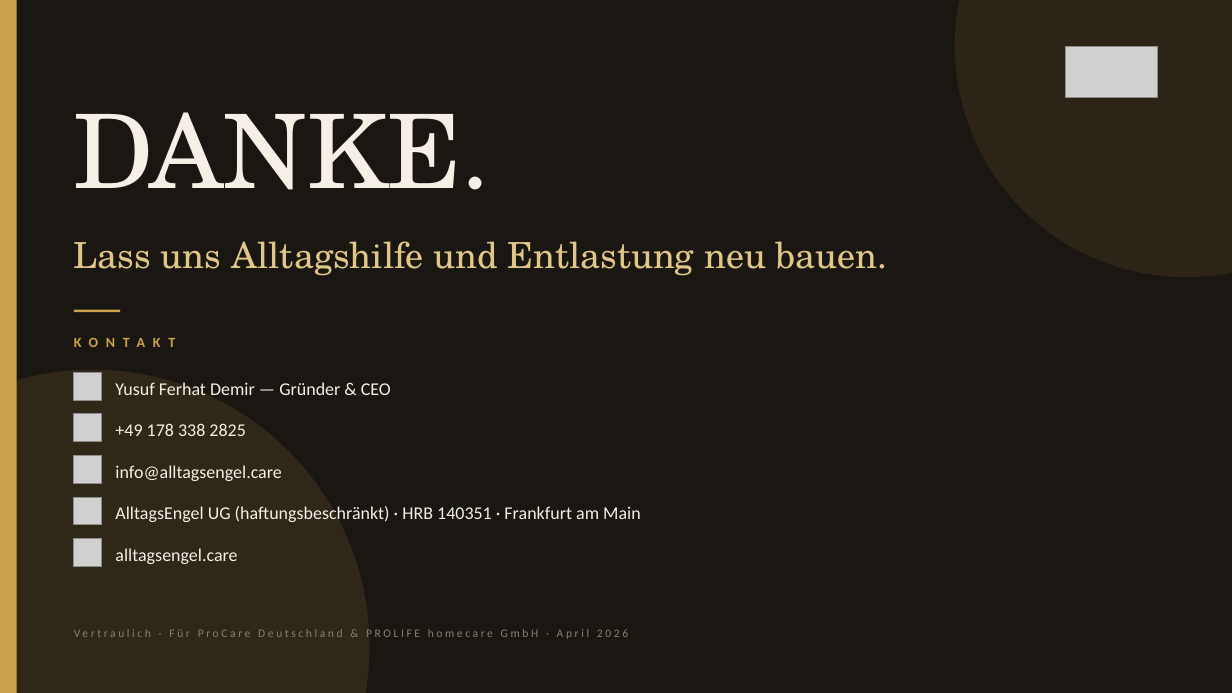
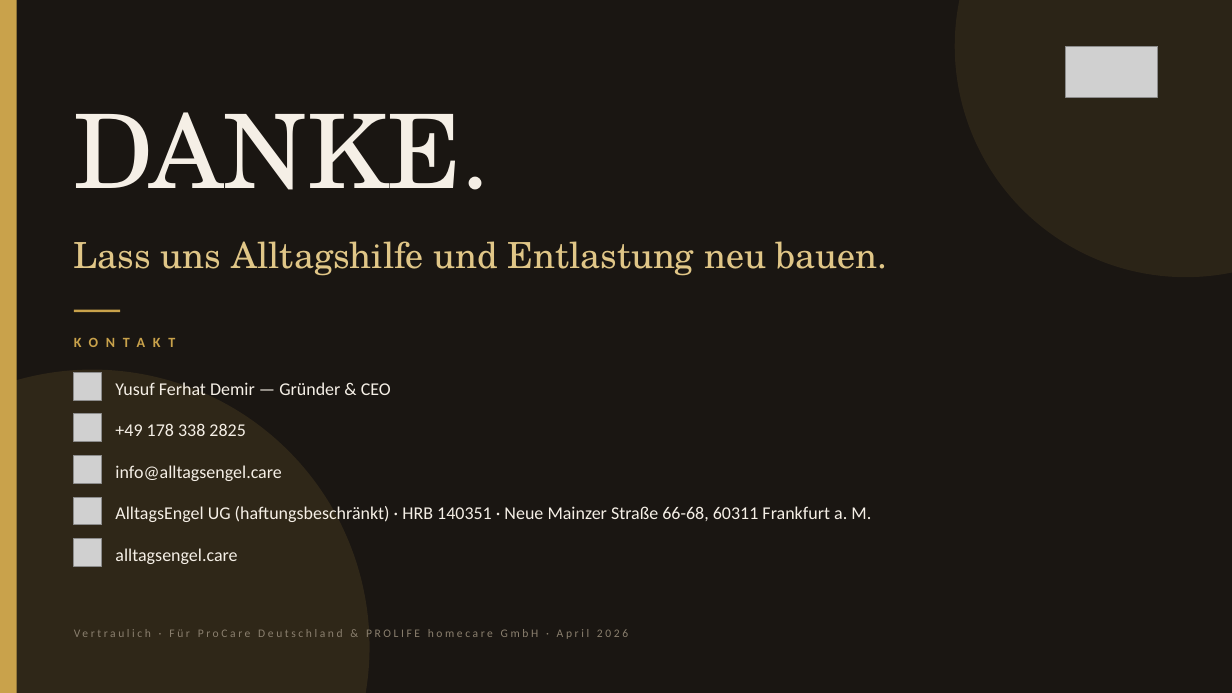
Before and after one commit to YusufFerhatDemir/alltagsengel, a slide deck: slide 14 of investor/AlltagsEngel_PitchDeck_2026.pptx. Drawn at 1232x693 pixels with LibreOffice and Linux fonts; fonts in the diff are those of the drawing; grey boxes stand for pictures. Boxes give left, top, right and bottom in pixels: in the first picture for what was removed or moved away, otherwise in the second. Text is boxed around its words. In the diff, an @@ line names an element or a change of style, - is before the commit and + after.

Commit message:
feat(investor): Firmenadresse Neue Mainzer Str. 66-68, 60311 Frankfurt in alle Deliverables
- Businessplan: Sitz-Zeile in Firmendaten-Tabelle mit voller Strasse + PLZ
- Pitch Deck: Kontakt-Slide mit Strasse + PLZ statt nur Stadt
- OnePager: Facts-Block Status-Zelle zu Sitz umgebaut (zweizeilige Adresse, fontSize 9.5)

```diff
--- a/investor/AlltagsEngel_PitchDeck_2026.pptx
+++ b/investor/AlltagsEngel_PitchDeck_2026.pptx
@@ text at (x1=115, y1=506, x2=871, y2=522): text changed @@
-AlltagsEngel UG (haftungsbeschränkt) · HRB 140351 · Frankfurt am Main
+AlltagsEngel UG (haftungsbeschränkt) · HRB 140351 · Neue Mainzer Straße 66-68, 60311 Frankfurt a. M.
```
Also in this commit, not shown: 6 other files.
